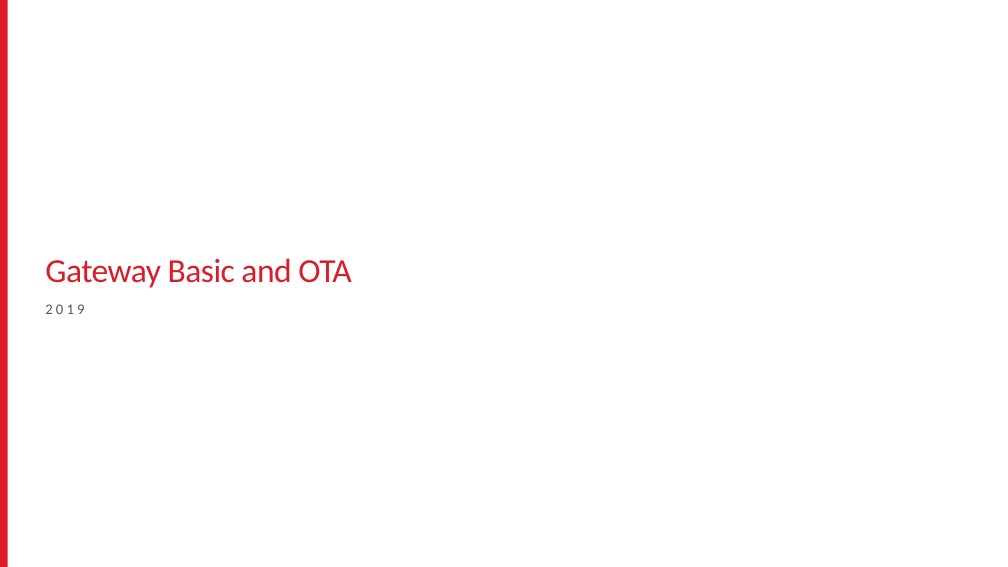
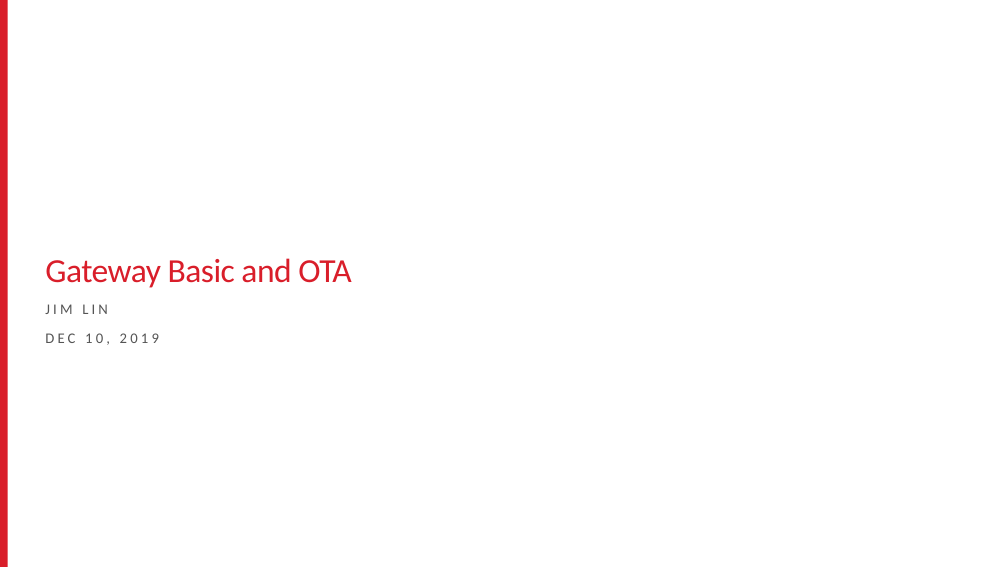
Before and after one commit to MarkDing/IoT-Developer-Boot-Camp-Wiki, a slide deck: slide 1 of zigbee/Gateway Basic and OTA.pptx. Drawn at 1008x567 pixels with LibreOffice and Linux fonts; fonts in the diff are those of the drawing; background and template pictures are left out. Boxes give left, top, right and bottom in pixels: in the first picture for what was removed or moved away, otherwise in the second. Text is boxed around its words. In the diff, an @@ line names an element or a change of style, - is before the commit and + after.

```diff
--- a/zigbee/Gateway Basic and OTA.pptx
+++ b/zigbee/Gateway Basic and OTA.pptx
@@ subtitle at (45, 304, 159, 345): text changed @@
-2019
+JIM LIN
+DEC 10, 2019
```
Also in this commit, not shown: 2 slides added, 6 other files.
